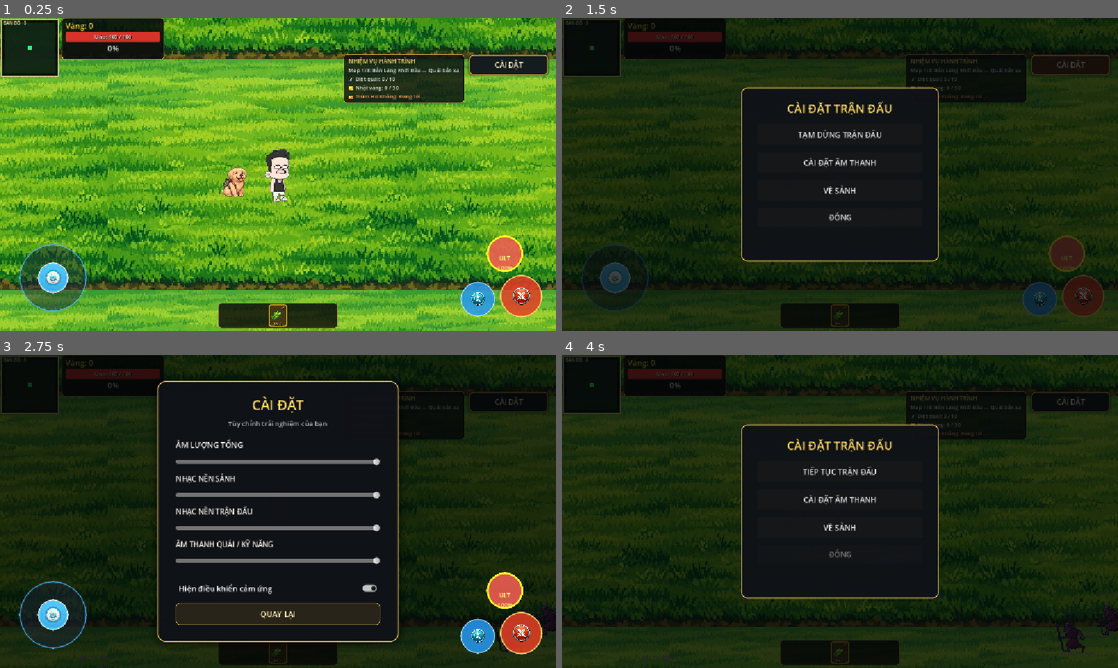
Above: before the commit, frames 1-4 (two rows, left to right).
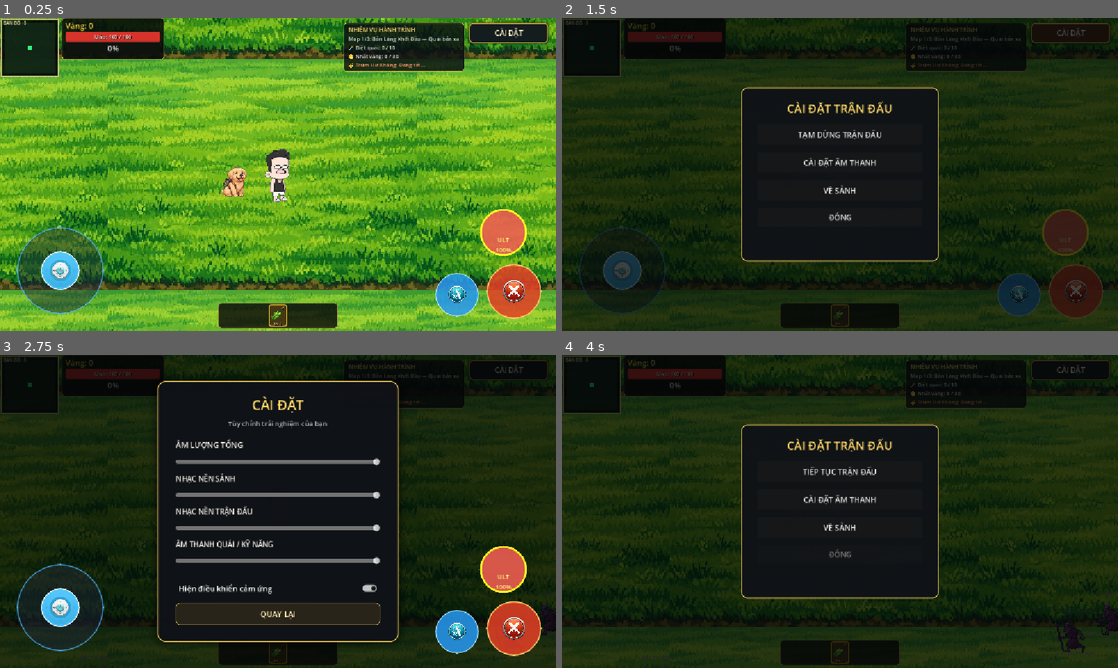
Above: after the commit, the same moments.

Repository: hoducvinhh/game2D
Game: Godot game, scene res://scenes/levels/main.tscn
Two runs of this game, one before a commit and one after it. Both use one fixed random seed, a clock stepped at 60 frames per second and the inputs below. This scene is started directly instead of the project's main scene.
Inputs (mouse positions are in pixels of both pictures, inside the frame that each line leads up to):
- Up to frame 1 (0.25 s): no input
- Up to frame 2 (1.5 s): click (840, 315) at 0.5 s; click "CÀI ĐẶT" at 1.25 s
- Up to frame 3 (2.75 s): click "CÀI ĐẶT ÂM THANH" at 2 s
- Up to frame 4 (4 s): click "Hiện điều khiển cảm ứng" at 2.75 s; click "QUAY LẠI" at 3.5 s

The runs differ from the first frame. In frame 1, 12% of the frame differs, in the area x 3-99%, y 0-97%; in frame 2, 7.3%; in frame 3, 6.8%; in frame 4, 4.1%.

Commit message:
feat: add touch controls UI and core gameplay scenes for mobile support

Diff:
--- a/scenes/characters/player.tscn
+++ b/scenes/characters/player.tscn
@@ -87,3 +87,26 @@
 [node name="Weapons" type="Node2D" parent="." unique_id=942515429]
 
 [node name="Sugarcane" parent="Weapons" unique_id=1139196063 instance=ExtResource("6_kqtwu")]
+
+[node name="HealthBar" type="ProgressBar" parent="." unique_id=1301625876]
+offset_left = -32.0
+offset_top = -74.0
+offset_right = 39.0
+offset_bottom = -55.0
+theme_override_styles/background = SubResource("StyleBoxFlat_qlg0r")
+theme_override_styles/fill = SubResource("StyleBoxFlat_tuyoq")
+show_percentage = false
+
+[node name="HealthLabel" type="Label" parent="HealthBar" unique_id=2068089859]
+layout_mode = 1
+anchors_preset = 15
+anchor_right = 1.0
+anchor_bottom = 1.0
+offset_top = -2.0
+offset_bottom = 2.0
+grow_horizontal = 2
+grow_vertical = 2
+
+[node name="Weapons" type="Node2D" parent="." unique_id=942515429]
+
+[node name="Sugarcane" parent="Weapons" unique_id=1139196063 instance=ExtResource("6_kqtwu")]
--- a/scenes/levels/main_menu.tscn
+++ b/scenes/levels/main_menu.tscn
@@ -6,6 +6,7 @@
 [ext_resource type="Texture2D" uid="uid://1daw5f4q3m7n" path="res://assets/main_menu/quit.png" id="4_cn35j"]
 [ext_resource type="Texture2D" uid="uid://dtvhkyvt6ummn" path="res://assets/main_menu/settings.png" id="5_wko7x"]
 [ext_resource type="Texture2D" uid="uid://duiuqwev81lgh" path="res://assets/main_menu/play.png" id="6_pwqr4"]
+
 [node name="MainMenu" type="Control" unique_id=1642564876]
 layout_mode = 3
 anchors_preset = 15
@@ -104,7 +105,7 @@
 [node name="LoadingBar" type="ProgressBar" parent="." unique_id=1712527268]
 unique_name_in_owner = true
 layout_mode = 1
-anchors_preset = 11
+anchors_preset = 7
 anchor_left = 0.5
 anchor_top = 1.0
 anchor_right = 0.5
@@ -119,7 +120,7 @@
 [node name="LoadingStatus" type="Label" parent="." unique_id=1852492141]
 unique_name_in_owner = true
 layout_mode = 1
-anchors_preset = 11
+anchors_preset = 7
 anchor_left = 0.5
 anchor_top = 1.0
 anchor_right = 0.5
--- a/scenes/ui/touch_controls.tscn
+++ b/scenes/ui/touch_controls.tscn
@@ -9,10 +9,10 @@
 border_width_right = 3
 border_width_bottom = 3
 border_color = Color(0.3, 0.7, 1, 0.7)
-corner_radius_top_left = 70
-corner_radius_top_right = 70
-corner_radius_bottom_right = 70
-corner_radius_bottom_left = 70
+corner_radius_top_left = 90
+corner_radius_top_right = 90
+corner_radius_bottom_right = 90
+corner_radius_bottom_left = 90
 
 [sub_resource type="StyleBoxFlat" id="StyleBoxFlat_knob"]
 bg_color = Color(0.2, 0.75, 1, 0.8)
@@ -21,10 +21,10 @@
 border_width_right = 2
 border_width_bottom = 2
 border_color = Color(1, 1, 1, 0.9)
-corner_radius_top_left = 32
-corner_radius_top_right = 32
-corner_radius_bottom_right = 32
-corner_radius_bottom_left = 32
+corner_radius_top_left = 40
+corner_radius_top_right = 40
+corner_radius_bottom_right = 40
+corner_radius_bottom_left = 40
 
 [sub_resource type="StyleBoxFlat" id="StyleBoxFlat_attack"]
 bg_color = Color(0.9, 0.25, 0.15, 0.85)
@@ -33,10 +33,10 @@
 border_width_right = 3
 border_width_bottom = 3
 border_color = Color(1, 0.8, 0.4, 0.95)
-corner_radius_top_left = 44
-corner_radius_top_right = 44
-corner_radius_bottom_right = 44
-corner_radius_bottom_left = 44
+corner_radius_top_left = 57
+corner_radius_top_right = 57
+corner_radius_bottom_right = 57
+corner_radius_bottom_left = 57
 
 [sub_resource type="StyleBoxFlat" id="StyleBoxFlat_dash"]
 bg_color = Color(0.15, 0.6, 0.95, 0.85)
@@ -45,10 +45,10 @@
 border_width_right = 2
 border_width_bottom = 2
 border_color = Color(0.7, 0.9, 1, 0.95)
-corner_radius_top_left = 36
-corner_radius_top_right = 36
-corner_radius_bottom_right = 36
-corner_radius_bottom_left = 36
+corner_radius_top_left = 45
+corner_radius_top_right = 45
+corner_radius_bottom_right = 45
+corner_radius_bottom_left = 45
 
 [sub_resource type="StyleBoxFlat" id="StyleBoxFlat_ult"]
 bg_color = Color(0.7, 0.15, 0.85, 0.85)
@@ -57,10 +57,10 @@
 border_width_right = 3
 border_width_bottom = 3
 border_color = Color(1, 0.85, 0.2, 0.95)
-corner_radius_top_left = 38
-corner_radius_top_right = 38
-corner_radius_bottom_right = 38
-corner_radius_bottom_left = 38
+corner_radius_top_left = 49
+corner_radius_top_right = 49
+corner_radius_bottom_right = 49
+corner_radius_bottom_left = 49
 
 [sub_resource type="StyleBoxFlat" id="StyleBoxFlat_glow"]
 bg_color = Color(1, 0.8, 0.1, 0.25)
@@ -69,10 +69,10 @@
 border_width_right = 4
 border_width_bottom = 4
 border_color = Color(1, 0.9, 0.3, 1)
-corner_radius_top_left = 40
-corner_radius_top_right = 40
-corner_radius_bottom_right = 40
-corner_radius_bottom_left = 40
+corner_radius_top_left = 51
+corner_radius_top_right = 51
+corner_radius_bottom_right = 51
+corner_radius_bottom_left = 51
 
 [node name="TouchControls" type="CanvasLayer"]
 script = ExtResource("1_touch")
@@ -91,10 +91,10 @@
 anchors_preset = 2
 anchor_top = 1.0
 anchor_bottom = 1.0
-offset_left = 40.0
-offset_top = -180.0
-offset_right = 180.0
-offset_bottom = -40.0
+offset_left = 35.0
+offset_top = -215.0
+offset_right = 215.0
+offset_bottom = -35.0
 grow_vertical = 0
 mouse_filter = 2
 
@@ -110,10 +110,10 @@
 
 [node name="Knob" type="Panel" parent="Control/Joystick"]
 layout_mode = 0
-offset_left = 38.0
-offset_top = 38.0
-offset_right = 102.0
-offset_bottom = 102.0
+offset_left = 50.0
+offset_top = 50.0
+offset_right = 130.0
+offset_bottom = 130.0
 mouse_filter = 2
 theme_override_styles/panel = SubResource("StyleBoxFlat_knob")
 
@@ -124,10 +124,10 @@
 anchor_top = 1.0
 anchor_right = 1.0
 anchor_bottom = 1.0
-offset_left = -260.0
-offset_top = -220.0
+offset_left = -320.0
+offset_top = -275.0
 offset_right = -20.0
-offset_bottom = -20.0
+offset_bottom = -15.0
 grow_horizontal = 0
 grow_vertical = 0
 mouse_filter = 2
@@ -139,15 +139,15 @@
 anchor_top = 1.0
 anchor_right = 1.0
 anchor_bottom = 1.0
-offset_left = -96.0
-offset_top = -96.0
-offset_right = -8.0
-offset_bottom = -8.0
+offset_left = -124.0
+offset_top = -124.0
+offset_right = -10.0
+offset_bottom = -10.0
 grow_horizontal = 0
 grow_vertical = 0
 focus_mode = 0
 theme_override_colors/font_color = Color(1, 1, 1, 1)
-theme_override_font_sizes/font_size = 14
+theme_override_font_sizes/font_size = 16
 theme_override_styles/normal = SubResource("StyleBoxFlat_attack")
 theme_override_styles/pressed = SubResource("StyleBoxFlat_attack")
 text = "CHÉM
@@ -160,15 +160,15 @@
 anchor_top = 1.0
 anchor_right = 1.0
 anchor_bottom = 1.0
-offset_left = -178.0
-offset_top = -82.0
-offset_right = -106.0
-offset_bottom = -10.0
+offset_left = -230.0
+offset_top = -105.0
+offset_right = -140.0
+offset_bottom = -15.0
 grow_horizontal = 0
 grow_vertical = 0
 focus_mode = 0
 theme_override_colors/font_color = Color(1, 1, 1, 1)
-theme_override_font_sizes/font_size = 12
+theme_override_font_sizes/font_size = 13
 theme_override_styles/normal = SubResource("StyleBoxFlat_dash")
 theme_override_styles/pressed = SubResource("StyleBoxFlat_dash")
 text = "LƯỚT
@@ -192,10 +192,10 @@
 anchor_top = 1.0
 anchor_right = 1.0
 anchor_bottom = 1.0
-offset_left = -124.0
-offset_top = -178.0
-offset_right = -48.0
-offset_bottom = -102.0
+offset_left = -138.0
+offset_top = -238.0
+offset_right = -40.0
+offset_bottom = -140.0
 grow_horizontal = 0
 grow_vertical = 0
 focus_mode = 0
@@ -221,7 +221,7 @@
 grow_horizontal = 2
 grow_vertical = 2
 theme_override_colors/font_color = Color(1, 1, 1, 1)
-theme_override_font_sizes/font_size = 12
+theme_override_font_sizes/font_size = 13
 text = "ULT
 0%"
 horizontal_alignment = 1
--- a/scripts/levels/main.gd
+++ b/scripts/levels/main.gd
@@ -79,8 +79,8 @@
 	tracker.anchor_right = 1.0
 	tracker.offset_left = -440.0
 	tracker.offset_right = -200.0
-	tracker.offset_top = 75.0
-	tracker.offset_bottom = 170.0
+	tracker.offset_top = 10.0
+	tracker.offset_bottom = 105.0
 	$CanvasLayer.add_child(tracker)
 	$Node2D/EnemySpawner.call("bind_quest_tracker", tracker)
 
@@ -93,8 +93,8 @@
 	button.anchor_right = 1.0
 	button.offset_left = -180.0
 	button.offset_right = -16.0
-	button.offset_top = 76.0
-	button.offset_bottom = 118.0
+	button.offset_top = 10.0
+	button.offset_bottom = 52.0
 	button.add_theme_font_size_override("font_size", 15)
 	button.add_theme_color_override("font_color", Color(1.0, 0.94, 0.78))
 	button.add_theme_color_override("font_hover_color", Color.WHITE)
--- a/scripts/ui/touch_controls.gd
+++ b/scripts/ui/touch_controls.gd
@@ -5,7 +5,7 @@
 signal dash_pressed
 signal ultimate_pressed
 
-@export var max_joystick_radius: float = 65.0
+@export var max_joystick_radius: float = 85.0
 @export var is_dynamic_joystick: bool = false
 
 var joystick_center: Vector2 = Vector2.ZERO
@@ -54,10 +54,10 @@
 		root_control.size = vp_size
 		var joy = root_control.get_node_or_null("Joystick")
 		if joy:
-			joy.position = Vector2(40.0, vp_size.y - 180.0)
+			joy.position = Vector2(35.0, vp_size.y - 215.0)
 		var actions = root_control.get_node_or_null("Actions")
 		if actions:
-			actions.position = Vector2(vp_size.x - 260.0, vp_size.y - 220.0)
+			actions.position = Vector2(vp_size.x - 320.0, vp_size.y - 275.0)
 	if joystick_base:
 		joystick_center = joystick_base.global_position + joystick_base.size * 0.5
 		_reset_knob()
@@ -104,7 +104,7 @@
 		btn_ultimate.icon = load(ULTIMATE_ICON_PATH)
 		btn_ultimate.expand_icon = true
 		if ult_label:
-			ult_label.position.y = 20 # Dời chữ xuống dưới chân icon
+			ult_label.position.y = 26 # Dời chữ xuống dưới chân icon
 
 
 func _process(delta: float) -> void:
@@ -138,7 +138,7 @@
 		if event.button_index == MOUSE_BUTTON_LEFT:
 			if event.pressed:
 				var local_pos = event.position
-				if local_pos.x < 350 and local_pos.y > get_viewport().get_visible_rect().size.y - 350:
+				if local_pos.x < 400 and local_pos.y > get_viewport().get_visible_rect().size.y - 400:
 					touch_pointer_id = 999
 					_update_joystick(event.position)
 			else:
Not shown: 1 places in scenes/levels/main_menu.tscn that only renumber resources
Not shown, changed: LilboyDomixi.apk.idsig
